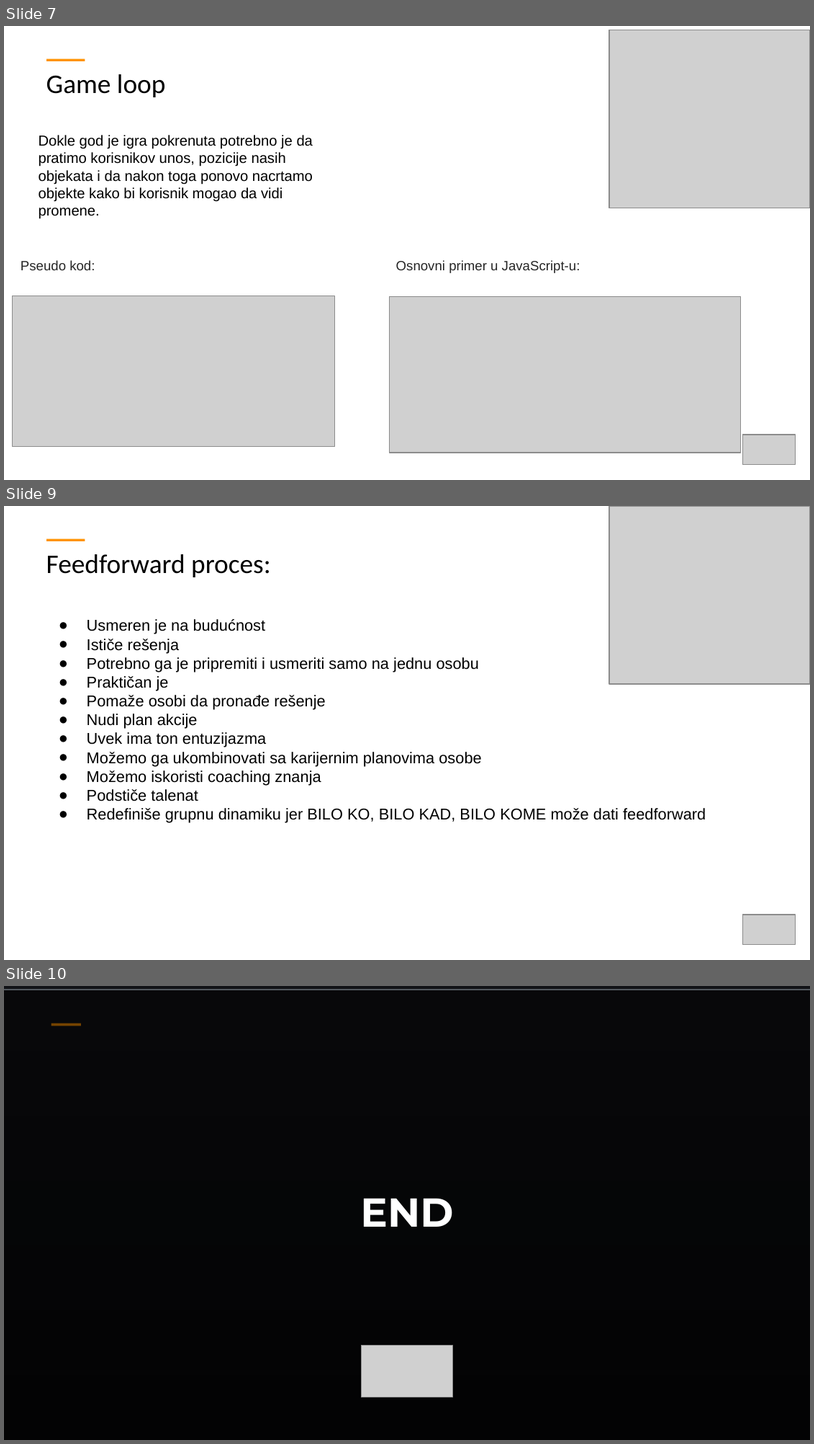
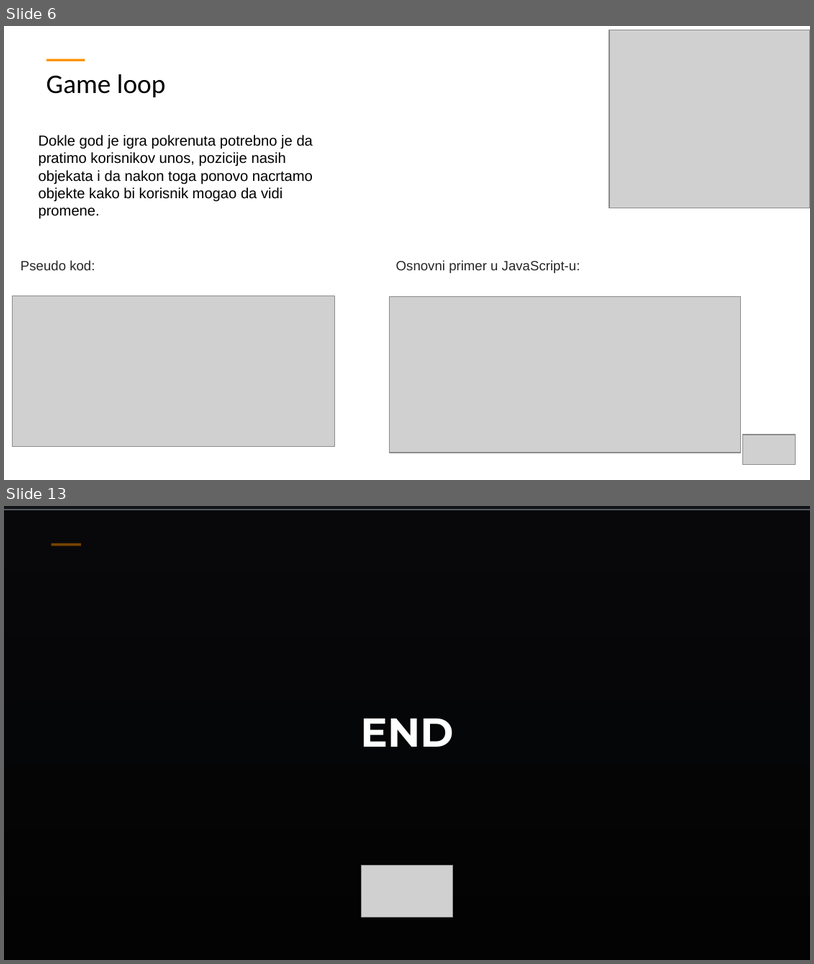
Before and after one commit to ObradovicZ/platformer, a slide deck: TemplateExample - white.pptx. Shown one above the other, each under a label of ours: slides 7, 9 and 10 before the commit, slides 6 and 13 after it; the slides between them are not shown. The pictures are 814x1444 and 814x964 pixels, drawn with LibreOffice and Linux fonts; fonts in the diff are those of the drawing; grey boxes stand for pictures; background and template pictures are left out. Boxes give left, top, right and bottom in pixels: in the first picture for what was removed or moved away, otherwise in the second. Text is boxed around its words. In the diff, an @@ line names an element or a change of style, - is before the commit and + after.

```diff
--- a/TemplateExample - white.pptx
+++ b/TemplateExample - white.pptx
@@ slide 9 removed at [4, 506, 810, 960], background #FFFFFF; not listed: 1 template element that a slide beside it also shows @@
@@ picture removed at [610, 506, 810, 683] @@
@@ title removed at [46, 554, 271, 577] @@
-Feedforward proces:
@@ text removed at [87, 619, 706, 823] @@
-● Usmeren je na budućnost
-● Ističe rešenja
-● Potrebno ga je pripremiti i usmeriti samo na jednu osobu
-● Praktičan je
-● Pomaže osobi da pronađe rešenje
-● Nudi plan akcije
-● Uvek ima ton entuzijazma
-● Možemo ga ukombinovati sa karijernim planovima osobe
-● Možemo iskoristi coaching znanja
-● Podstiče talenat
-● Redefiniše grupnu dinamiku jer BILO KO, BILO KAD, BILO KOME može dati feedforward
@@ picture removed at [743, 914, 796, 944] @@
@@ what was slide 7 is now slide 6 @@
@@ what was slide 10 is now slide 13 @@
```
Also in this commit, not shown: 2 slides changed, 5 slides added, 1 other slide removed.
